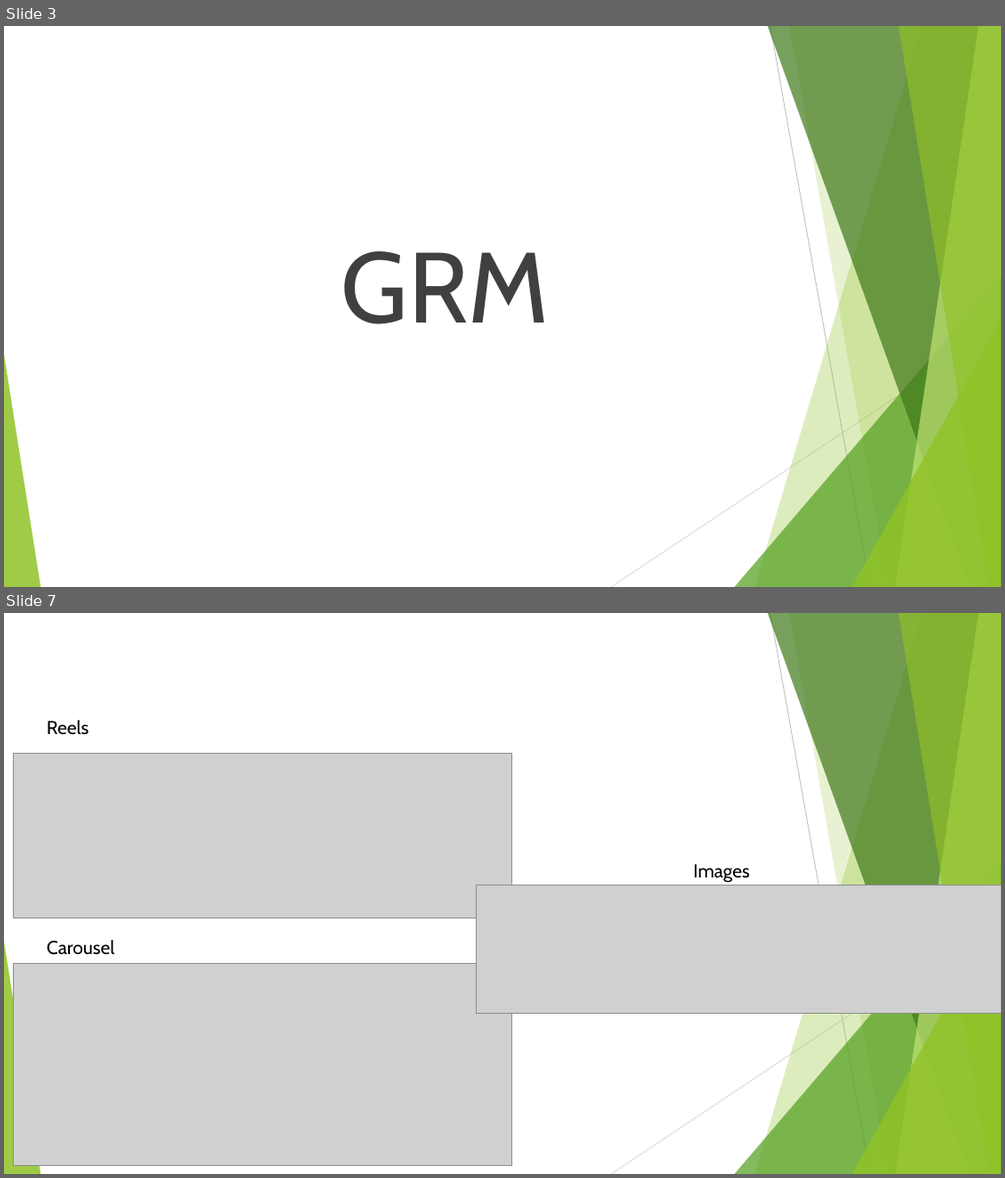
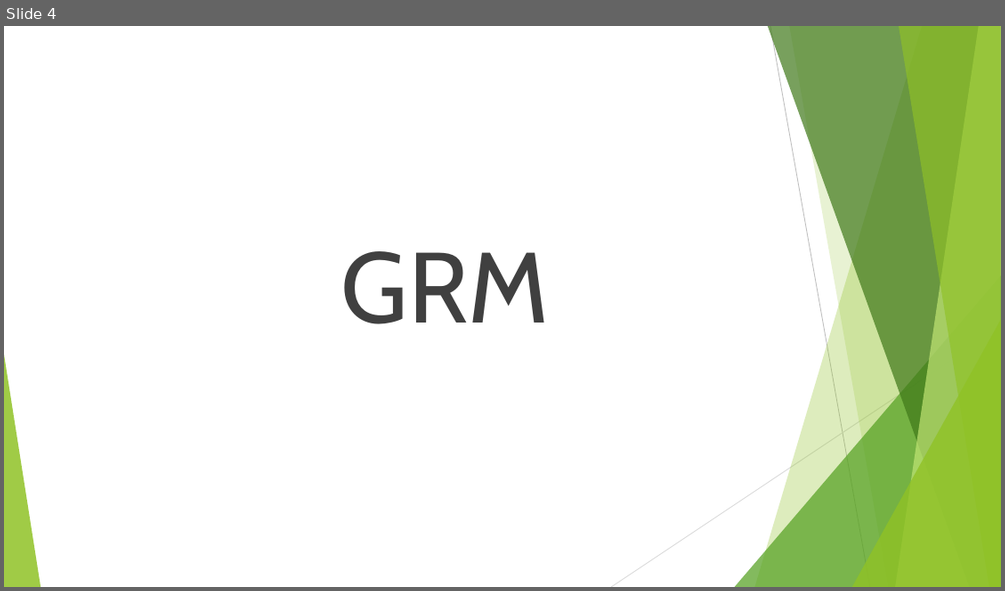
Before and after one commit to tylerparker22/work_to_show, a slide deck: Scolarship Symposium.pptx. Shown one above the other, each under a label of ours: slides 3 and 7 before the commit, slide 4 after it; the slides between them are not shown. The pictures are 1005x1178 and 1005x591 pixels, drawn with LibreOffice and Linux fonts; fonts in the diff are those of the drawing; grey boxes stand for pictures. Boxes give left, top, right and bottom in pixels: in the first picture for what was removed or moved away, otherwise in the second. Text is boxed around its words. In the diff, an @@ line names an element or a change of style, - is before the commit and + after.

```diff
--- a/Scolarship Symposium.pptx
+++ b/Scolarship Symposium.pptx
@@ slide 7 removed at [4,613,1001,1174], background #FFFFFF; not listed: 10 template elements that a slide beside it also shows @@
@@ text removed at [47,720,89,735] @@
-Reels
@@ picture removed at [14,753,512,917] @@
@@ text removed at [693,864,750,883] @@
-Images
@@ picture removed at [477,885,1001,1013] @@
@@ text removed at [47,940,114,955] @@
-Carousel
@@ picture removed at [14,964,512,1166] @@
@@ what was slide 3 is now slide 4 @@
```
Also in this commit, not shown: 3 slides changed, 4 slides added, 2 other slides removed, 2 other files.
